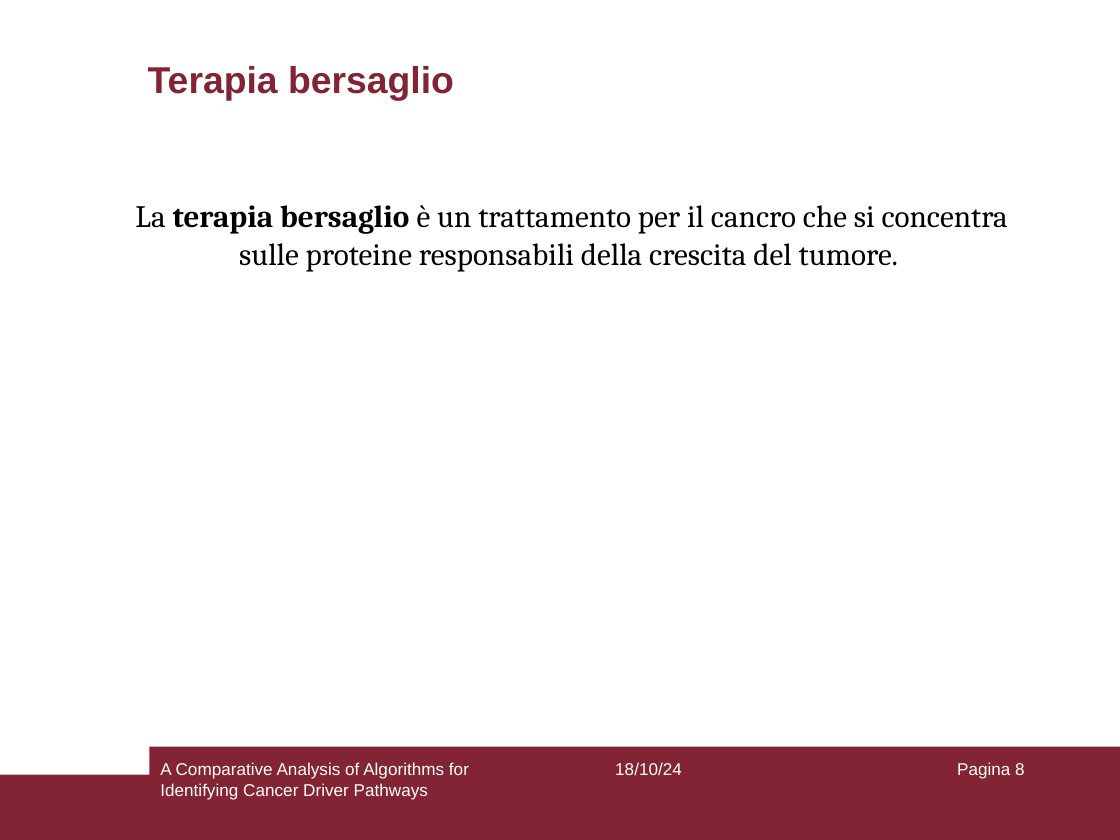
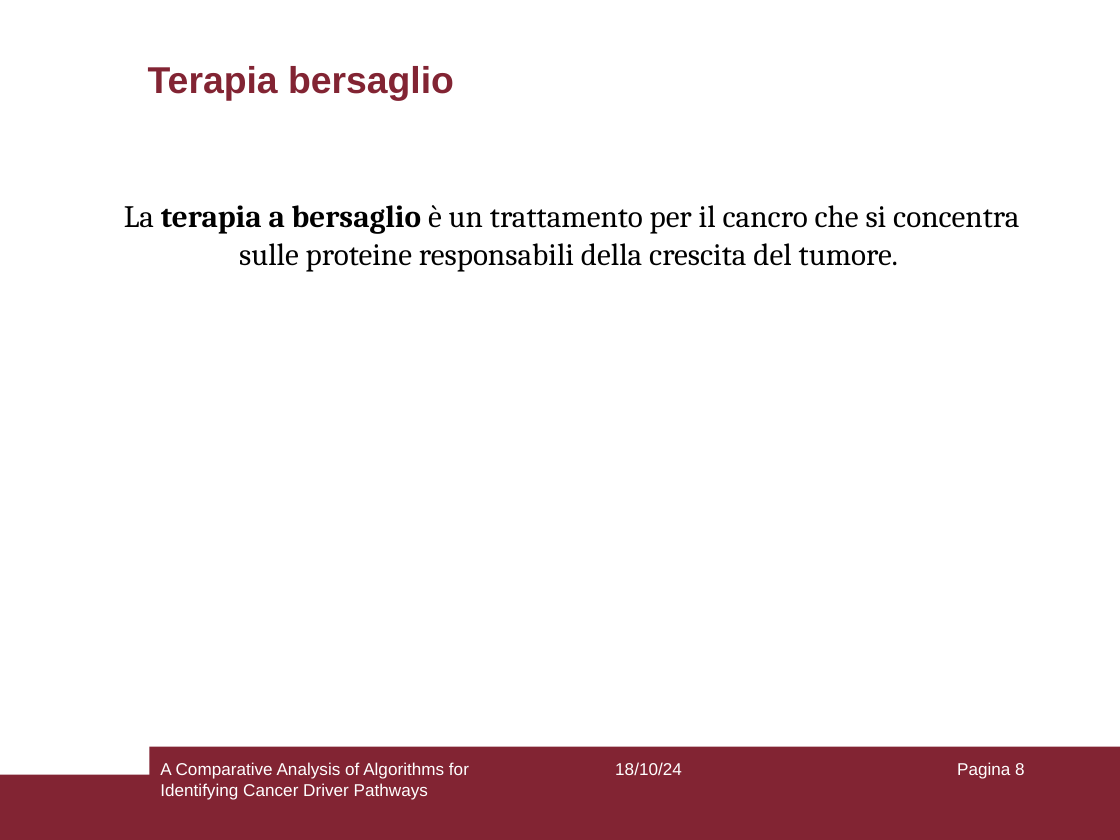
Before and after one commit to aflaag/bsc-thesis, a slide deck: slide 8 of presentation/slides.odp. Drawn at 1120x840 pixels with LibreOffice and Linux fonts; fonts in the diff are those of the drawing. Boxes give left, top, right and bottom in pixels: in the first picture for what was removed or moved away, otherwise in the second. Text is boxed around its words. In the diff, an @@ line names an element or a change of style, - is before the commit and + after.

```diff
--- a/presentation/slides.odp
+++ b/presentation/slides.odp
@@ text at box(124, 205, 1019, 271): text changed @@
-La terapia bersaglio è un trattamento per il cancro che si concentra sulle proteine responsabili della crescita del tumore.
+La terapia a bersaglio è un trattamento per il cancro che si concentra sulle proteine responsabili della crescita del tumore.
```
Also in this commit, not shown: 12 other slides changed, 2 slides added, 6 other files.
